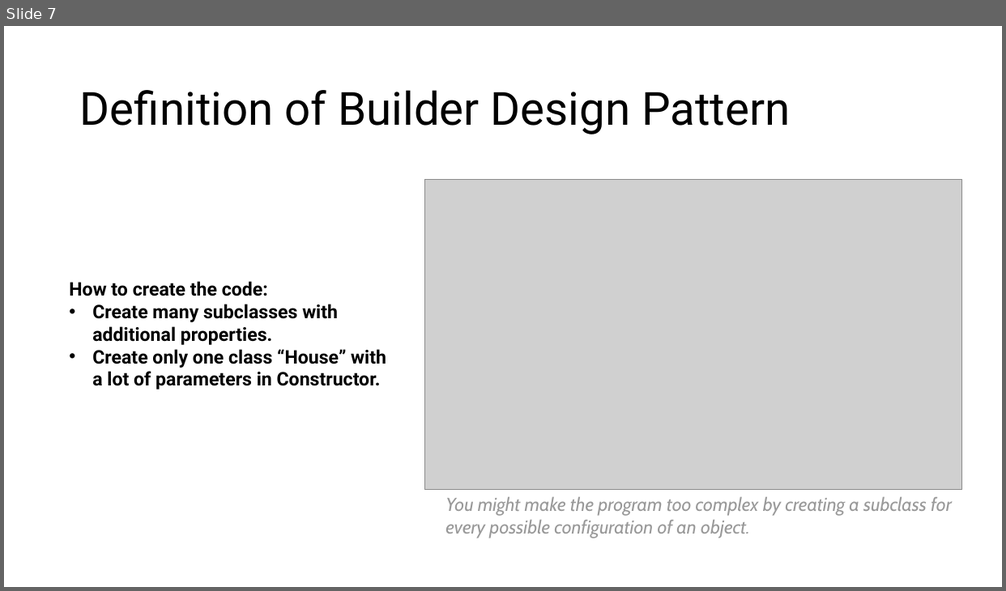
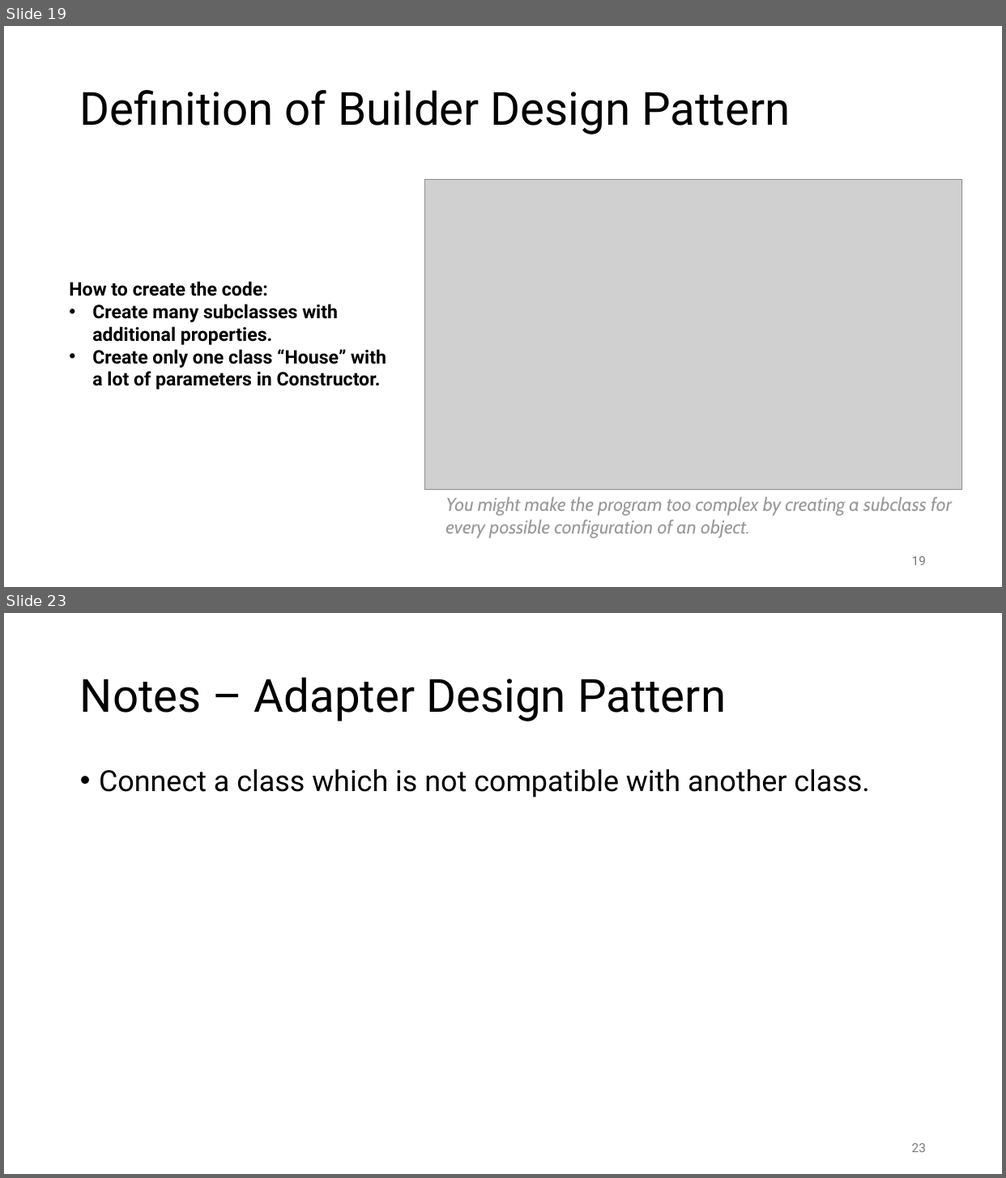
Before and after one commit to yudharisandy/Bootcamp-Formulatrix-CSharp, a slide deck: Day 20/Design Pattern Project/[Yudha] Design Pattern Project.pptx. Shown one above the other, each under a label of ours: slide 7 before the commit, slides 19 and 23 after it; the slides between them are not shown. The pictures are 1006x591 and 1006x1178 pixels, drawn with LibreOffice and Linux fonts; fonts in the diff are those of the drawing; grey boxes stand for pictures. Boxes give left, top, right and bottom in pixels: in the first picture for what was removed or moved away, otherwise in the second. Text is boxed around its words. In the diff, an @@ line names an element or a change of style, - is before the commit and + after.

Commit message:
doc: add design pattern

```diff
--- a/Day 20/Design Pattern Project/[Yudha] Design Pattern Project.pptx
+++ b/Day 20/Design Pattern Project/[Yudha] Design Pattern Project.pptx
@@ slide 23 added at <box>4,613,1002,1174</box>, background #FFFFFF @@
@@ title added at <box>80,677,726,722</box>, 44 pt, text #000000 @@
+Notes – Adapter Design Pattern
@@ text added at <box>99,769,869,798</box>, 28 pt, text #000000 @@
+• Connect a class which is not compatible with another class.
@@ page number added at <box>912,1144,926,1152</box>, 12 pt, text #797979 @@
+23
@@ what was slide 7 is now slide 19 @@
@@ slide 19 changed as well @@
@@ page number added at <box>912,557,926,565</box>, 12 pt, text #797979 @@
+19
```
Also in this commit, not shown: 12 other slides changed, 9 other slides added, 2 slides removed, 16 other files.
